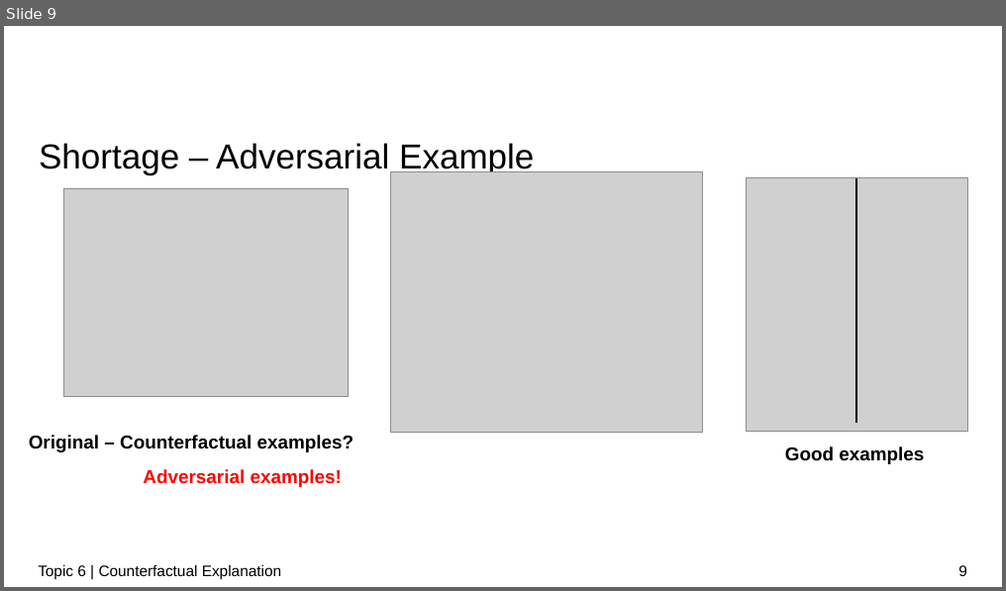
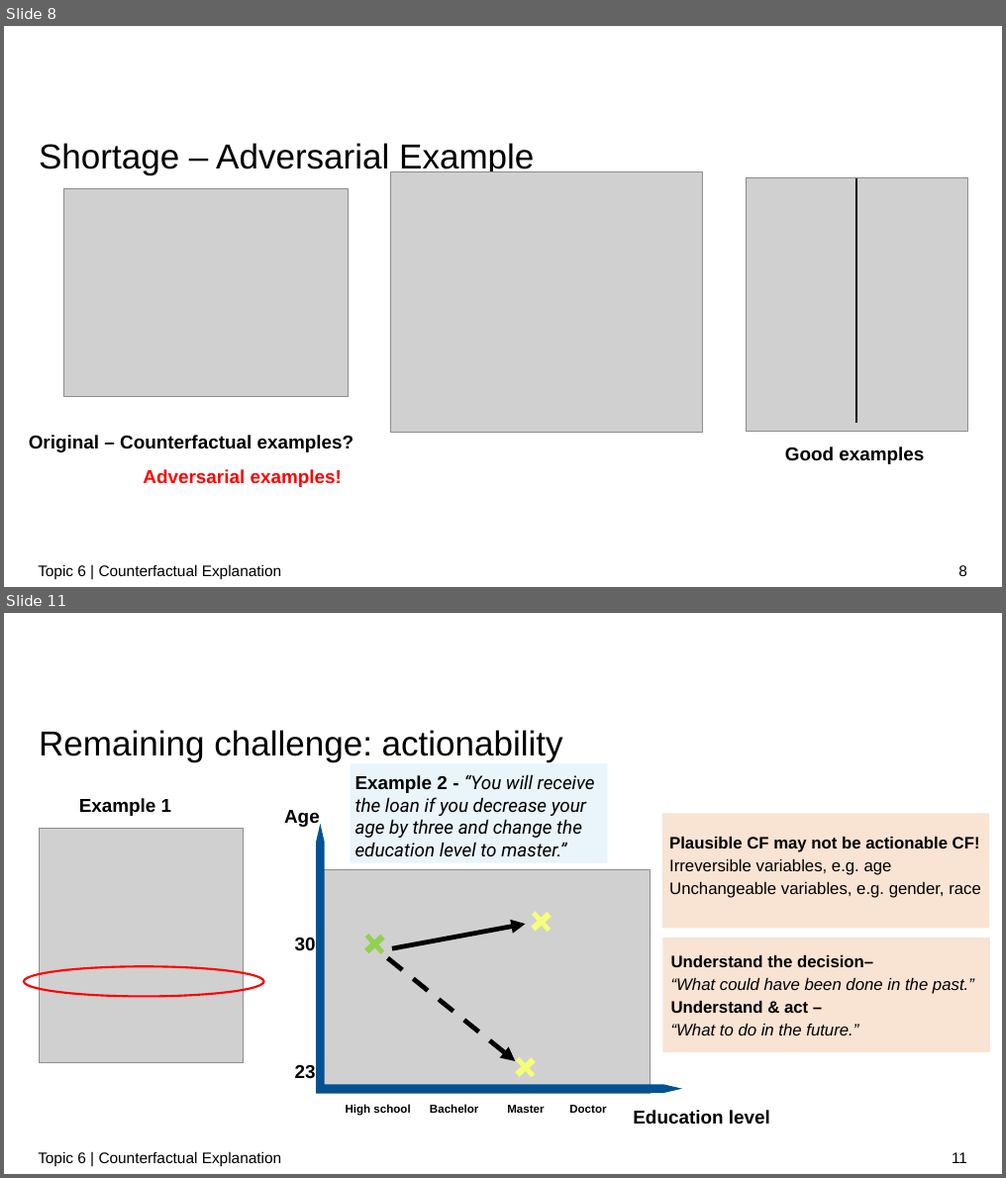
Before and after one commit to zhaochenyuangit/xAISeminar, a slide deck: presentation/XAI_counterfactual.pptx. Shown one above the other, each under a label of ours: slide 9 before the commit, slides 8 and 11 after it; the slides between them are not shown. The pictures are 1006x591 and 1006x1178 pixels, drawn with LibreOffice and Linux fonts; fonts in the diff are those of the drawing; grey boxes stand for pictures; background and template pictures are left out. Boxes give left, top, right and bottom in pixels: in the first picture for what was removed or moved away, otherwise in the second. Text is boxed around its words. In the diff, an @@ line names an element or a change of style, - is before the commit and + after.

```diff
--- a/presentation/XAI_counterfactual.pptx
+++ b/presentation/XAI_counterfactual.pptx
@@ slide 11 added at [4,613,1002,1174], background #FFFFFF @@
@@ title added at [39,730,563,762], 33.3 pt, text #000000 @@
+Remaining challenge: actionability
@@ rectangle added at [350,764,608,863], fill #EAF4FB @@
@@ text added at [355,774,595,858], 18 pt, text #000000, italic @@
+Example 2 - “You will receive the loan if you decrease your age by three and change the education level to master.”
@@ text added at [79,798,172,816], 18 pt, text #000000, bold @@
+Example 1
@@ rectangle added at [662,814,989,928], fill #F9E3D3 @@
@@ picture added at [40,829,242,1063] @@
@@ text added at [669,837,981,898], 16 pt, text #000000 @@
+Plausible CF may not be actionable CF!
+Irreversible variables, e.g. age
+Unchangeable variables, e.g. gender, race
@@ group added at [284,810,770,1125]: 3 texts, 3 pluses, 2 arrows, 1 picture, 1 left up arrow @@
+Age
+30
+23
+Education level
+High school Bachelor Master Doctor
@@ rectangle added at [662,938,990,1053], fill #F9E3D3 @@
@@ ellipse added at [24,967,263,997], outline #FF0000 2 pt @@
@@ text added at [671,956,974,1036], 16 pt, text #000000, italic @@
+Understand the decision–
+“What could have been done in the past.”
+Understand & act –
+“What to do in the future.”
@@ text added at [38,1152,281,1166], 14.7 pt, text #000000 @@
+Topic 6 | Counterfactual Explanation
@@ page number added at [951,1153,967,1163], 14.7 pt, text #000000 @@
+11
@@ what was slide 9 is now slide 8 @@
@@ page number at [958,566,967,576]: text changed @@
-9
+8
```
Also in this commit, not shown: 6 slides changed, 2 other slides added, 1 slide removed, 16 other files.
